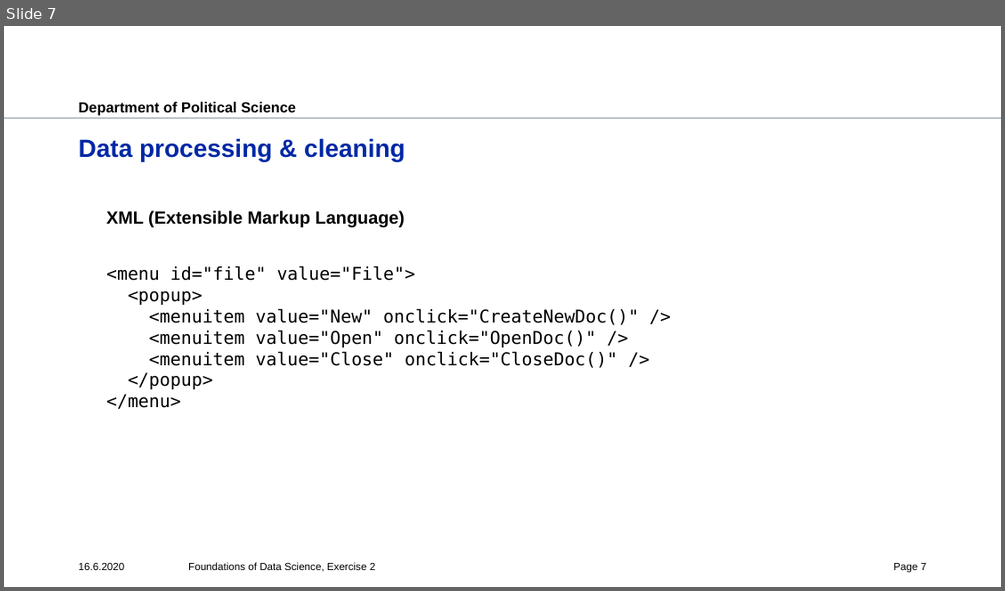
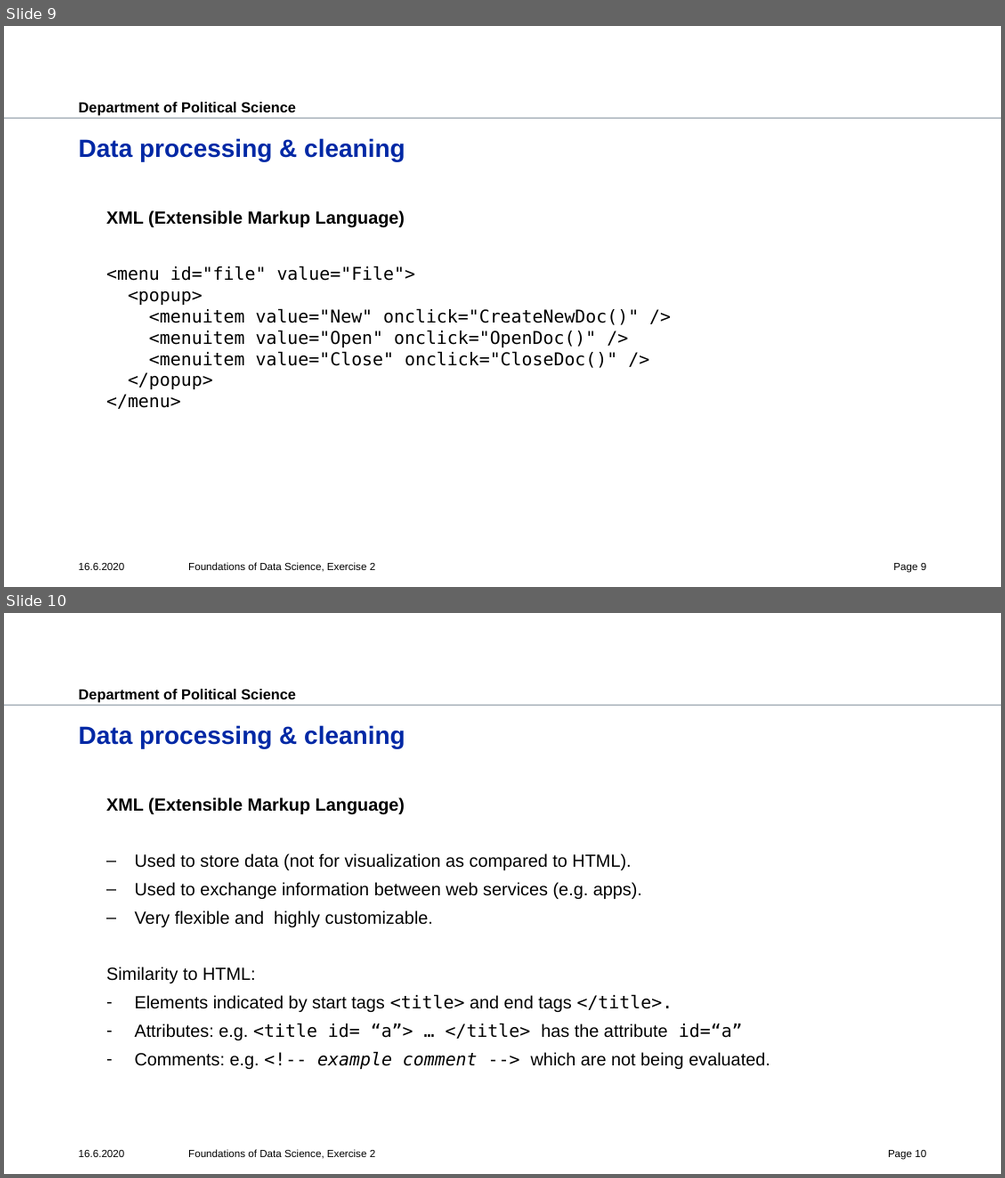
Before and after one commit to polianchykova/fds-2020-exercise, a slide deck: ex2/ex2.pptx. Shown one above the other, each under a label of ours: slide 7 before the commit, slides 9 and 10 after it. The pictures are 1005x591 and 1005x1178 pixels, drawn with LibreOffice and Linux fonts; fonts in the diff are those of the drawing; background and template pictures are left out. Boxes give left, top, right and bottom in pixels: in the first picture for what was removed or moved away, otherwise in the second. Text is boxed around its words. In the diff, an @@ line names an element or a change of style, - is before the commit and + after.

```diff
--- a/ex2/ex2.pptx
+++ b/ex2/ex2.pptx
@@ slide 10 added at (4, 613, 1001, 1174), background #FFFFFF; not listed: 2 template elements that a slide beside it also shows @@
@@ title added at (79, 725, 404, 748), 24 pt, text #0028A5, bold @@
+Data processing & cleaning
@@ text added at (106, 797, 770, 1069), 17 pt, text #000000 @@
+  XML (Extensible Markup Language)
+  – Used to store data (not for visualization as compared to HTML).
+  – Used to exchange information between web services (e.g. apps).
+  – Very flexible and highly customizable.
+  Similarity to HTML:
+  – Elements indicated by start tags <title> and end tags </title>.
+  – Attributes: e.g. <title id= “a”> … </title> has the attribute id=“a”
+  – Comments: e.g. <!-- example comment --> which are not being evaluated.
@@ text added at (79, 1150, 125, 1157), 10 pt, text #000000 @@
+16.6.2020
@@ text added at (188, 1149, 375, 1159), 10 pt, text #000000 @@
+Foundations of Data Science, Exercise 2
@@ page number added at (888, 1150, 926, 1159), 10 pt, text #000000 @@
+Page 10
@@ what was slide 7 is now slide 9 @@
@@ page number at (893, 563, 926, 572): text changed @@
-Page 7
+Page 9
```
Also in this commit, not shown: 4 slides changed, 3 other slides added, 3 other files.
